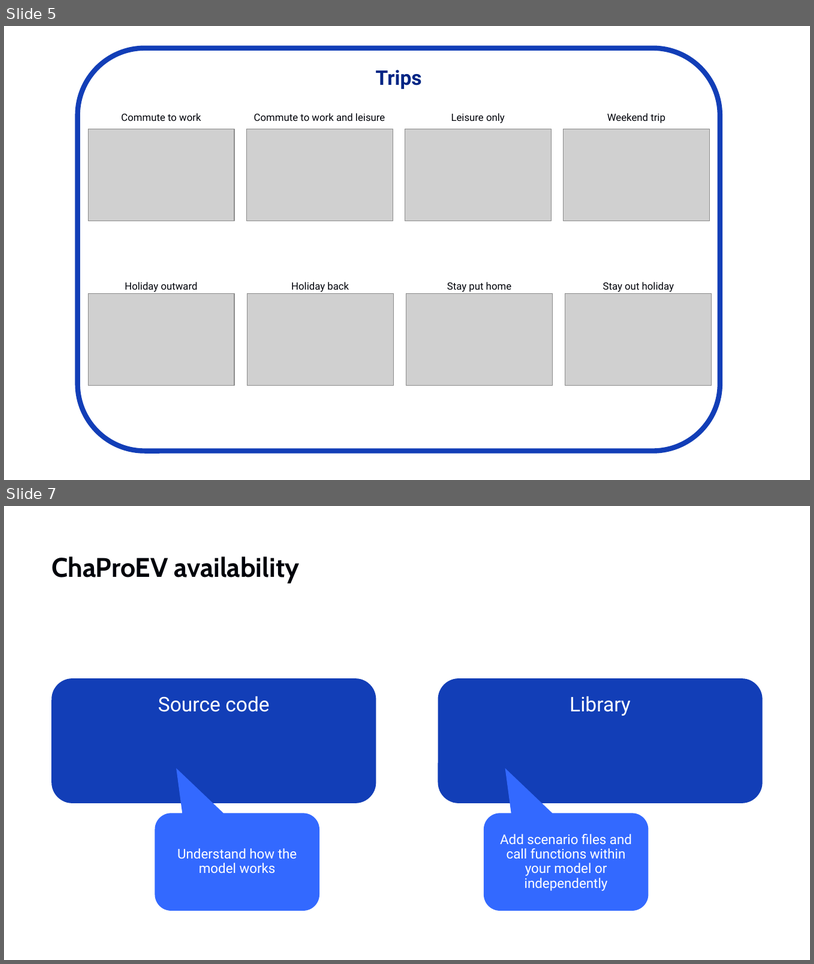
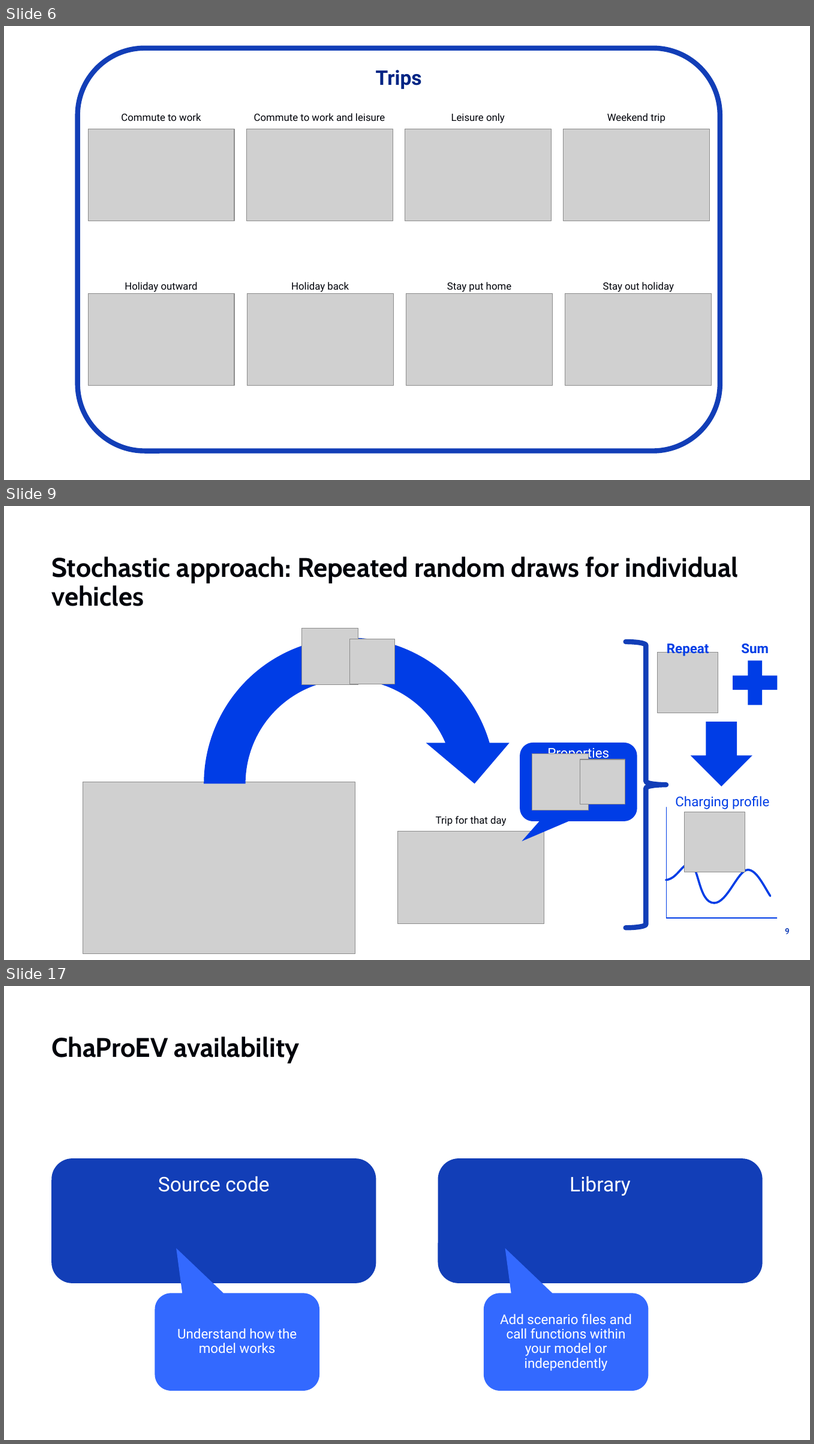
Before and after one commit to TNO/ChaProEV, a slide deck: ChaProEV.pptx. Shown one above the other, each under a label of ours: slides 5 and 7 before the commit, slides 6, 9 and 17 after it; the slides between them are not shown. The pictures are 814x964 and 814x1444 pixels, drawn with LibreOffice and Linux fonts; fonts in the diff are those of the drawing; grey boxes stand for pictures; background and template pictures are left out. Boxes give left, top, right and bottom in pixels: in the first picture for what was removed or moved away, otherwise in the second. Text is boxed around its words. In the diff, an @@ line names an element or a change of style, - is before the commit and + after.

```diff
--- a/ChaProEV.pptx
+++ b/ChaProEV.pptx
@@ slide 9 added at box(4, 506, 810, 960), background #FFFFFF @@
@@ title added at box(51, 556, 739, 606), 32 pt, text #00030A, bold @@
+Stochastic approach: Repeated random draws for individual vehicles
@@ group added at box(83, 617, 786, 953): 8 pictures, 4 texts, 2 lines, 1 circular arrow, 1 rounded speech box, 1 left brace, 1 plus sign, 1 down arrow, 1 freeform shape @@
+Trip for that day
+Properties
+Repeat
+Sum
+Charging profile
@@ page number added at box(785, 928, 790, 934), 10 pt, text #123EB7, bold @@
+9
@@ what was slide 5 is now slide 6 @@
@@ what was slide 7 is now slide 17 @@
```
Also in this commit, not shown: 11 other slides added, 34 slides removed, 4 other files.
